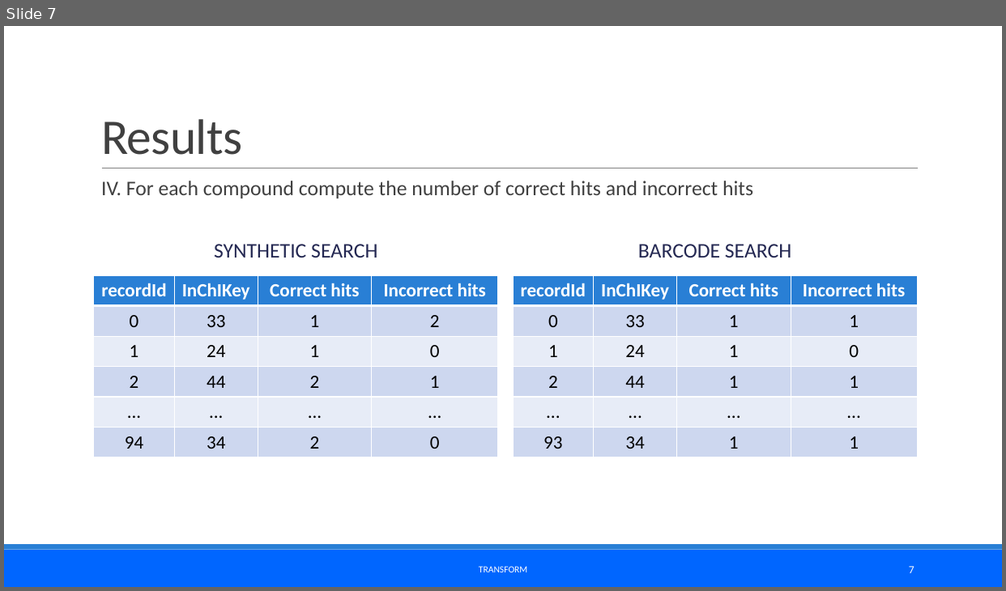
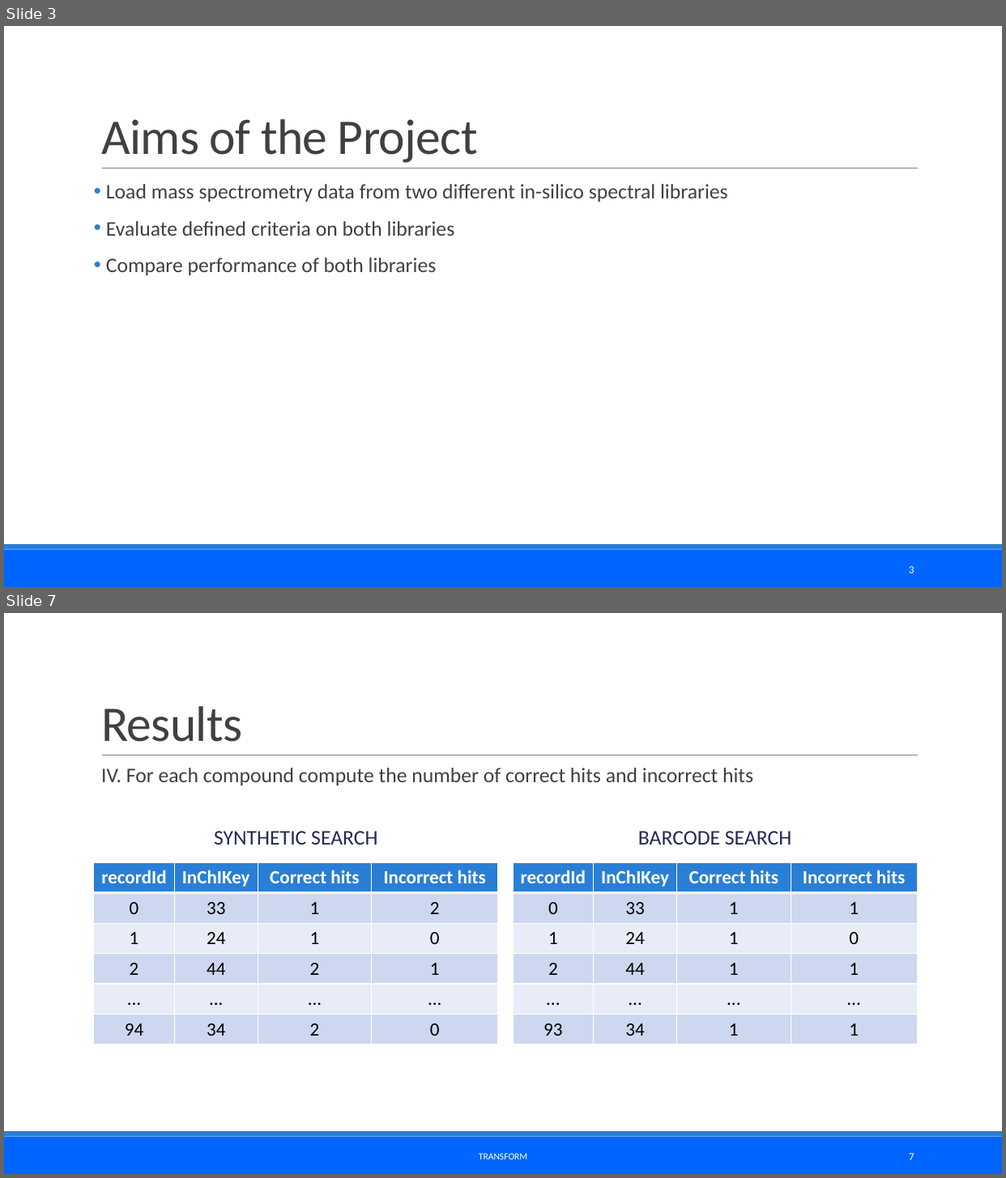
Before and after one commit to jozef1v/MS_Synthetic_Library, a slide deck: Presentation/Prezentácia_MS_Library.pptx. Shown one above the other, each under a label of ours: slide 7 before the commit, slides 3 and 7 after it; the slides between them are not shown. The pictures are 1006x591 and 1006x1178 pixels, drawn with LibreOffice and Linux fonts; fonts in the diff are those of the drawing. Boxes give left, top, right and bottom in pixels: in the first picture for what was removed or moved away, otherwise in the second. Text is boxed around its words. In the diff, an @@ line names an element or a change of style, - is before the commit and + after.

```diff
--- a/Presentation/Prezentácia_MS_Library.pptx
+++ b/Presentation/Prezentácia_MS_Library.pptx
@@ slide 3 added at <box>4,26,1002,587</box>, background #FFFFFF; not listed: 3 template elements that a slide beside it also shows @@
@@ title added at <box>101,119,478,163</box>, 48 pt, text #404040 @@
+Aims of the Project
@@ text added at <box>106,184,728,275</box>, 20 pt, text #404040 @@
+• Load mass spectrometry data from two different in-silico spectral libraries
+• Evaluate defined criteria on both libraries
+• Compare performance of both libraries
@@ page number added at <box>909,566,914,574</box>, 10.5 pt, text #FFFFFF @@
+3
```
Also in this commit, not shown: 8 slides changed, 1 slide removed, 16 other files.
